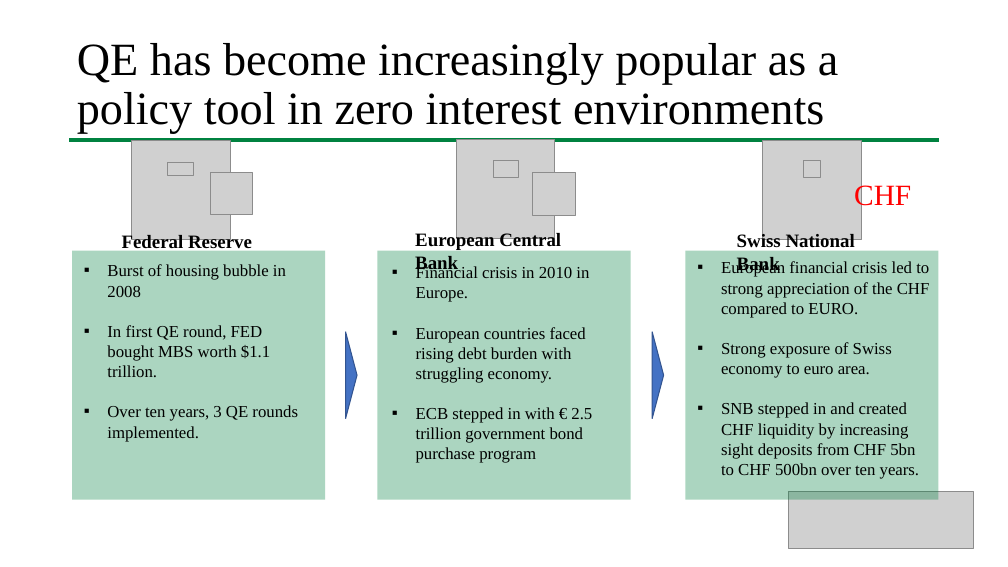
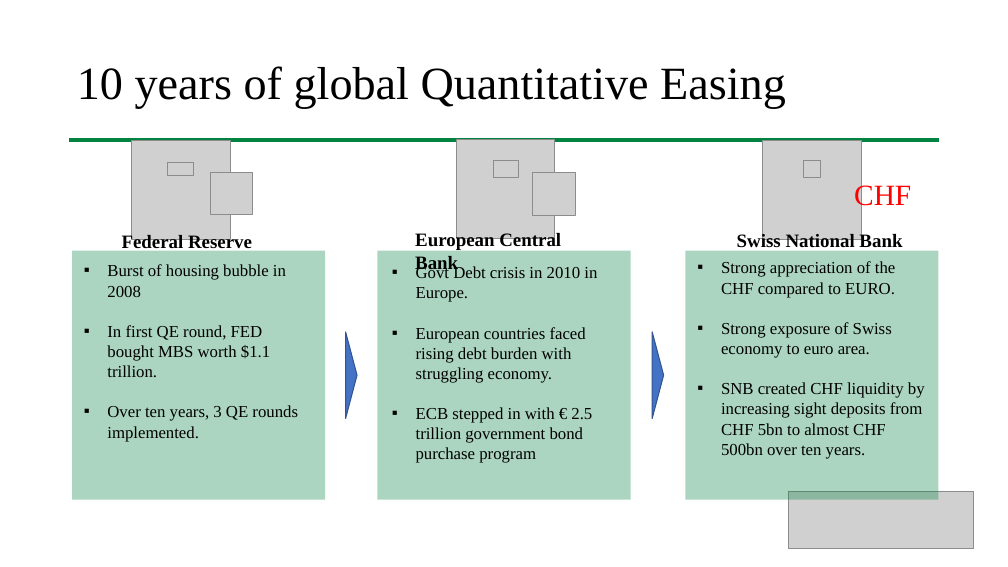
Before and after one commit to larsphilipp/ResSem19, a slide deck: slide 3 of Plots/Presentation_Stauffenegger_Woessner.pptx. Drawn at 1008x567 pixels with LibreOffice and Linux fonts; fonts in the diff are those of the drawing; grey boxes stand for pictures. Boxes give left, top, right and bottom in pixels: in the first picture for what was removed or moved away, otherwise in the second. Text is boxed around its words. In the diff, an @@ line names an element or a change of style, - is before the commit and + after.

```diff
--- a/Plots/Presentation_Stauffenegger_Woessner.pptx
+++ b/Plots/Presentation_Stauffenegger_Woessner.pptx
@@ title at box(77, 66, 786, 109): text changed @@
-QE has become increasingly popular as a policy tool in zero interest environments
+10 years of global Quantitative Easing
@@ text "Swiss National Bank" rewrapped from box(737, 233, 855, 275) to box(737, 233, 902, 252) @@
@@ text at box(416, 265, 597, 302): text changed @@
-▪ Financial crisis in 2010 in Europe.
+▪ Govt Debt crisis in 2010 in Europe.
@@ text at box(721, 261, 895, 298): text changed @@
-▪ European financial crisis led to strong appreciation of the CHF compared to EURO.
+▪ Strong appreciation of the CHF compared to EURO.
@@ text at box(721, 382, 925, 459): text changed @@
-▪ SNB stepped in and created CHF liquidity by increasing sight deposits from CHF 5bn to CHF 500bn over ten years.
+▪ SNB created CHF liquidity by increasing sight deposits from CHF 5bn to almost CHF 500bn over ten years.
```
Also in this commit, not shown: 3 other slides changed.
